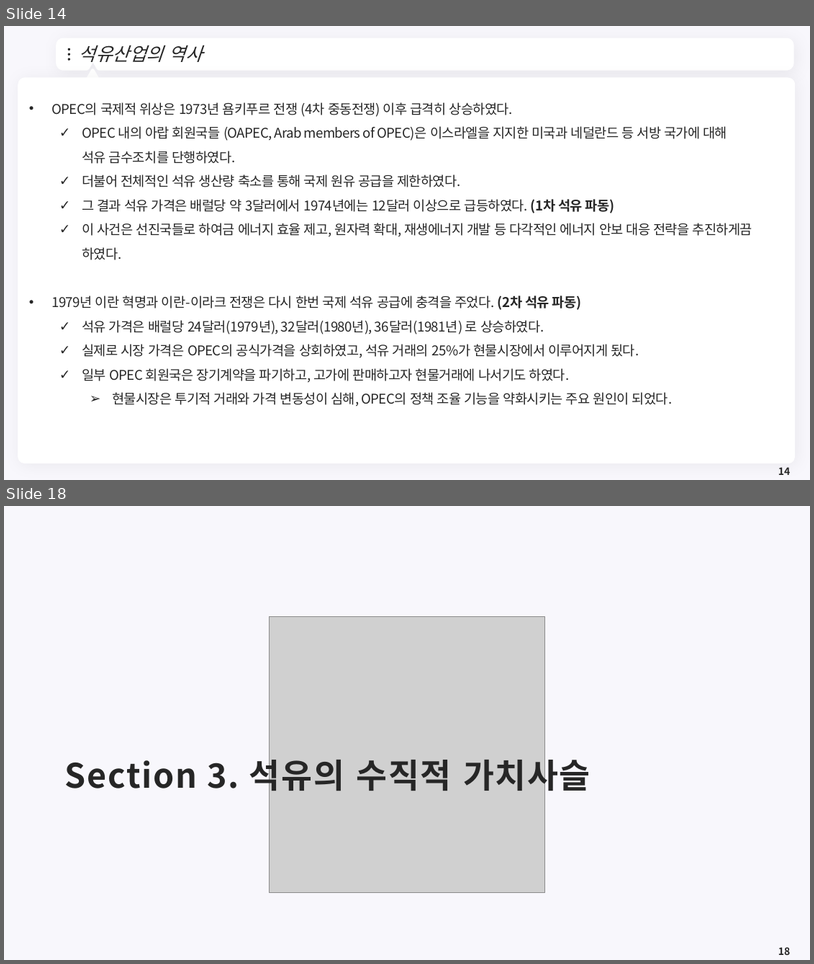
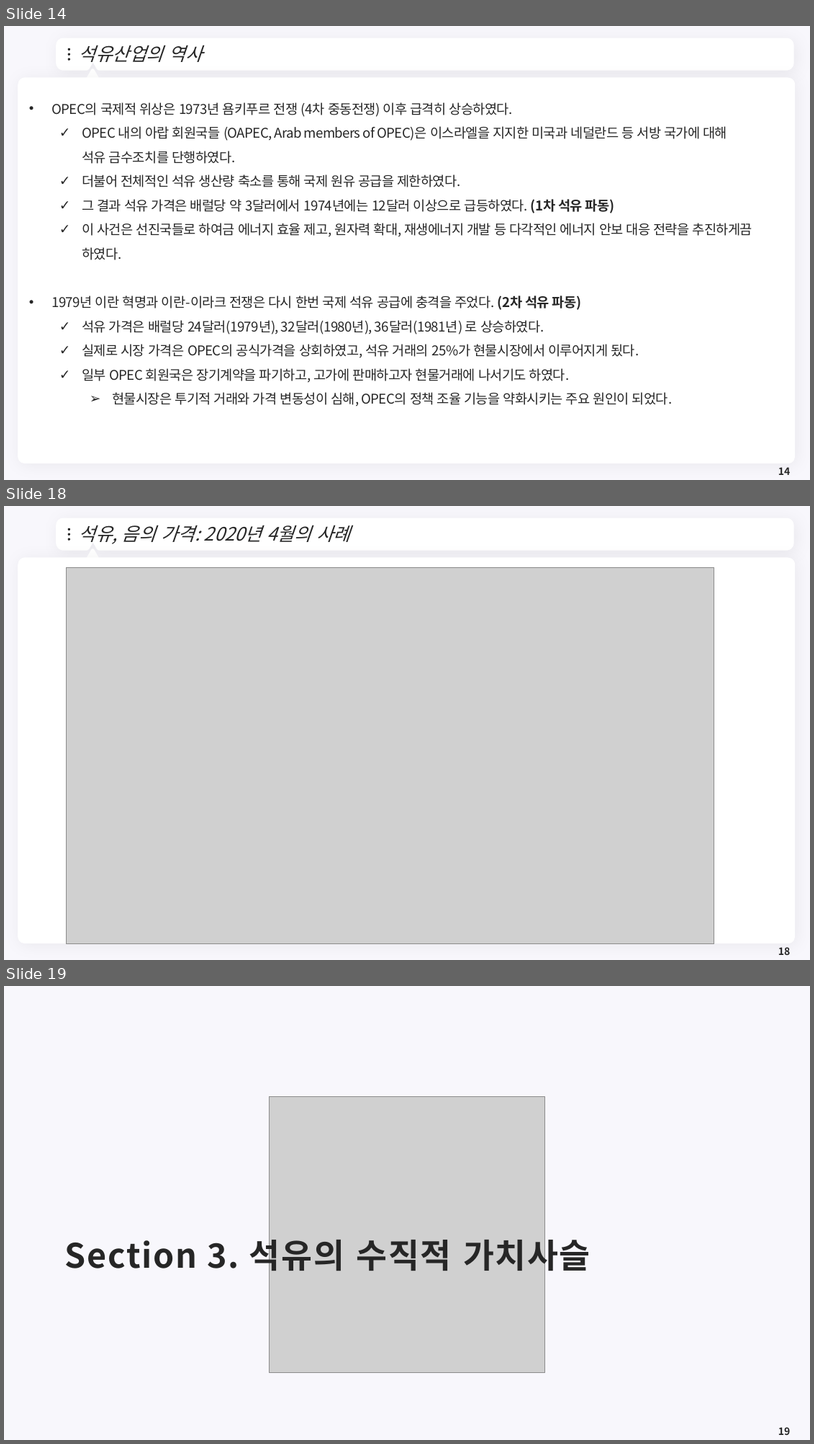
Before and after one commit to meandthey/Teaching, a slide deck: 에너지경제학/자원에너지경제학_Chapter_3 (석유).pptx. Shown one above the other, each under a label of ours: slides 14 and 18 before the commit, slides 14, 18 and 19 after it; the slides between them are not shown. The pictures are 814x964 and 814x1444 pixels, drawn with LibreOffice and Linux fonts; fonts in the diff are those of the drawing; grey boxes stand for pictures; background and template pictures are left out. Boxes give left, top, right and bottom in pixels: in the first picture for what was removed or moved away, otherwise in the second. Text is boxed around its words. In the diff, an @@ line names an element or a change of style, - is before the commit and + after.

```diff
--- a/에너지경제학/자원에너지경제학_Chapter_3 (석유).pptx
+++ b/에너지경제학/자원에너지경제학_Chapter_3 (석유).pptx
@@ slide 18 added at (4,506,810,960), background #F8F7FC; not listed: 7 template elements that a slide beside it also shows @@
@@ title added at (79,525,350,544), 22 pt, text #262626, italic @@
+석유, 음의 가격: 2020년 4월의 사례
@@ picture added at (67,567,714,943) @@
@@ page number added at (779,947,790,955), 12 pt, text #262626, bold @@
+18
@@ what was slide 18 is now slide 19 @@
```
Also in this commit, not shown: 8 slides changed, 2 other slides added, 5 other files.
